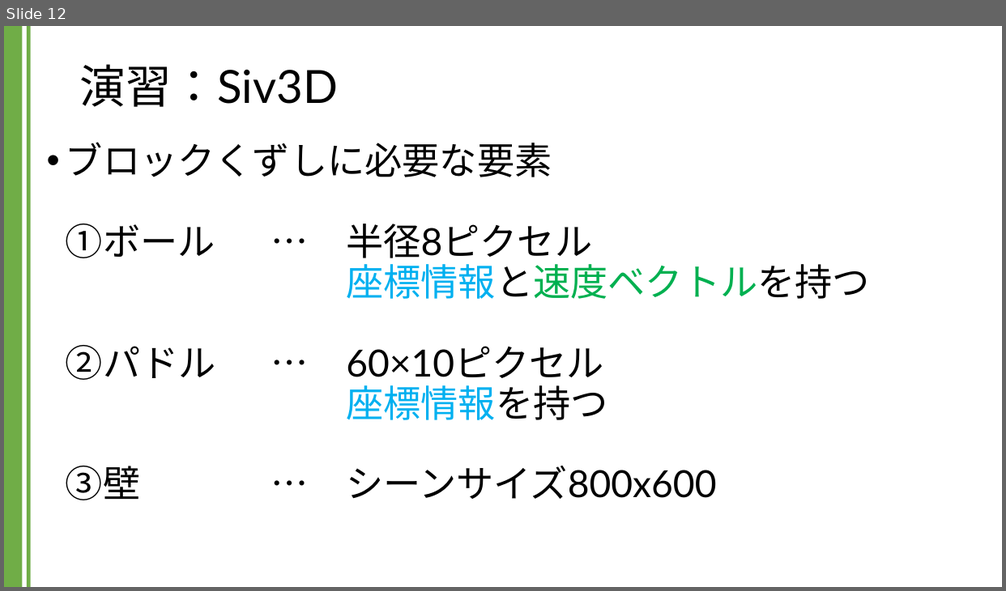
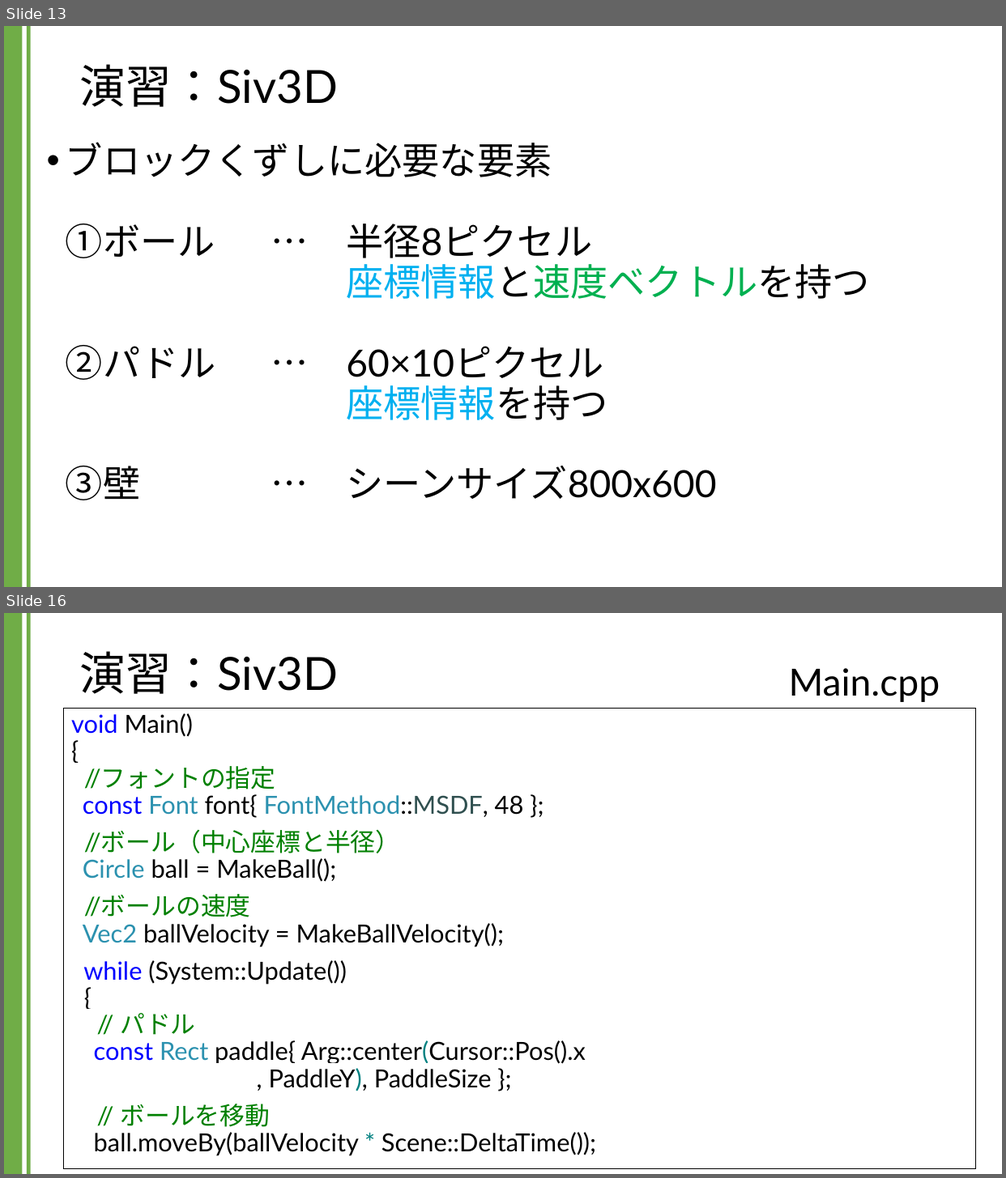
Before and after one commit to kic-murata/cpp2024, a slide deck: 授業資料/演習課題：Siv3D.pptx. Shown one above the other, each under a label of ours: slide 12 before the commit, slides 13 and 16 after it; the slides between them are not shown. The pictures are 1006x591 and 1006x1178 pixels, drawn with LibreOffice and Linux fonts; fonts in the diff are those of the drawing; background and template pictures are left out. Boxes give left, top, right and bottom in pixels: in the first picture for what was removed or moved away, otherwise in the second. Text is boxed around its words. In the diff, an @@ line names an element or a change of style, - is before the commit and + after.

```diff
--- a/授業資料/演習課題：Siv3D.pptx
+++ b/授業資料/演習課題：Siv3D.pptx
@@ slide 16 added at <box>4,613,1002,1174</box>, background #FFFFFF; not listed: 2 template elements that a slide beside it also shows @@
@@ title added at <box>80,651,338,694</box>, 44 pt, text #000000 @@
+演習：Siv3D
@@ text added at <box>789,668,940,702</box>, 36 pt, text #000000 @@
+Main.cpp
@@ rectangle added at <box>64,708,976,1169</box>, fill #FFFFFF, outline #000000 0.75 pt, 24 pt, text #000000 @@
+void Main()
+{
+//フォントの指定
+const Font font{ FontMethod::MSDF, 48 };
+//ボール（中心座標と半径）
+Circle ball = MakeBall();
+//ボールの速度
+Vec2 ballVelocity = MakeBallVelocity();
+while (System::Update())
+{
+// パドル
+const Rect paddle{ Arg::center(Cursor::Pos().x
+, PaddleY), PaddleSize };
+// ボールを移動
+ball.moveBy(ballVelocity * Scene::DeltaTime());
@@ what was slide 12 is now slide 13 @@
```
Also in this commit, not shown: 1 slide changed, 9 other slides added, 50 slides removed.
